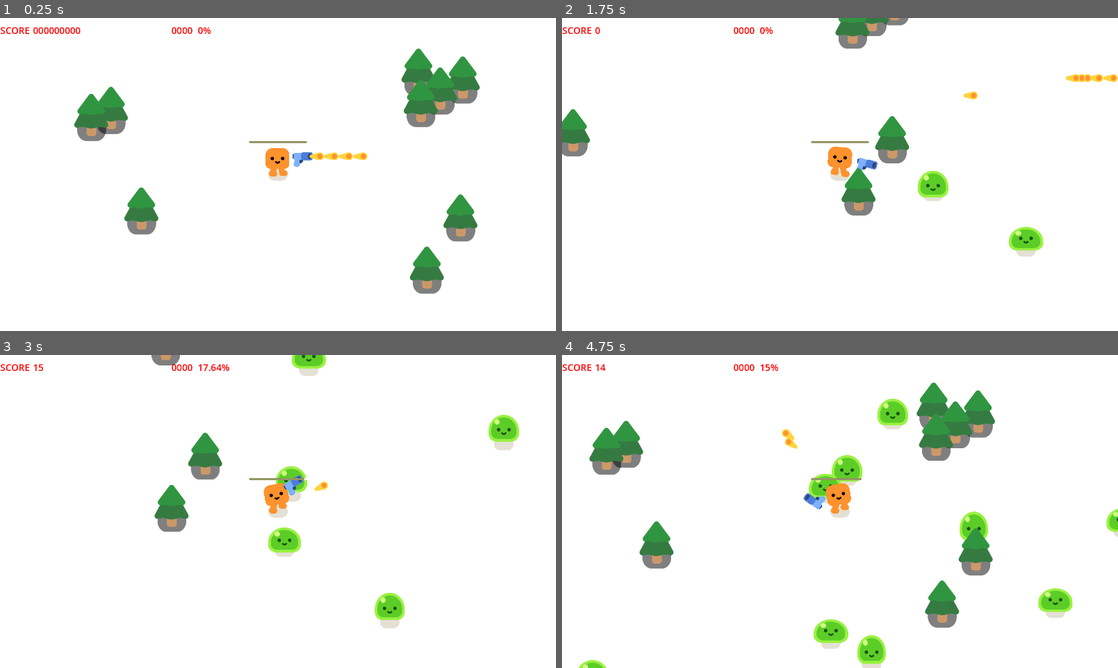
Above: before the commit, frames 1-4 (two rows, left to right).
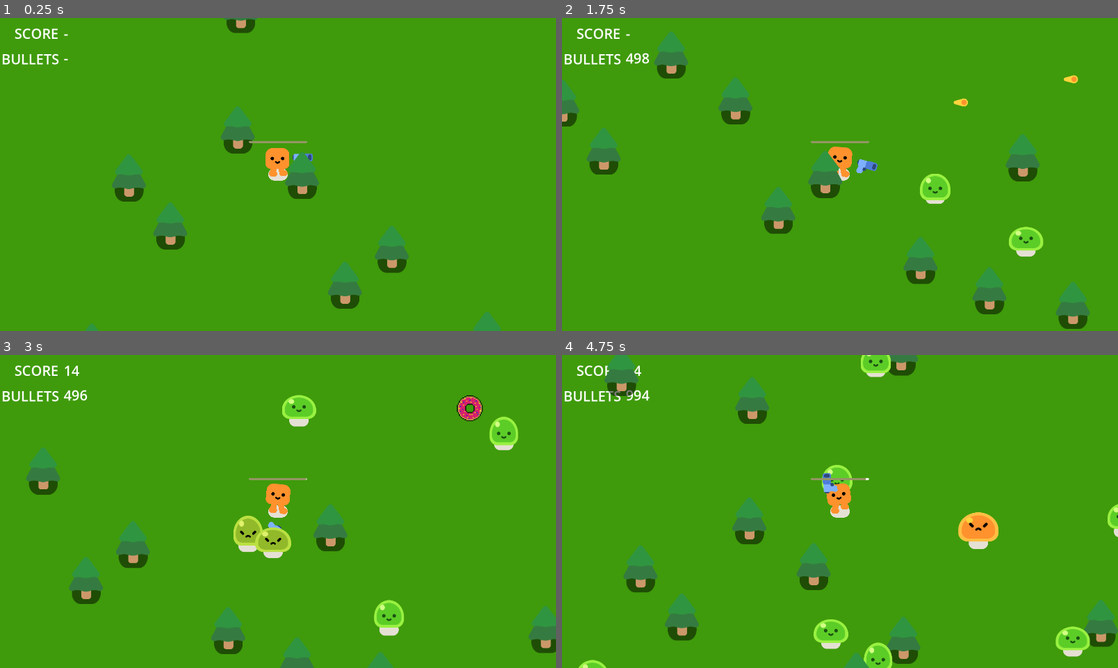
Above: after the commit, the same moments.

Repository: matigo/frosting_fury
Game: Godot game, scene res://survivors_game.tscn
The game is run twice, just before and just after one commit, with the same random seed, the same clock (stepped at 60 frames per second) and the same inputs.
Inputs:
- Up to frame 1 (0.25 s): no input
- Up to frame 2 (1.75 s): tap Enter at 0.5 s; hold D (move_right) 0.53-1.28 s; tap Space (shoot) at 0.6, 1.35 s; hold S (move_down) from 1.28 s (still down)
- Up to frame 3 (3 s): release S (move_down) at 2.03 s; hold D (move_right) 2.03-2.78 s; tap Space (shoot) at 2.1, 2.85 s; hold W (move_up) from 2.78 s (still down)
- Up to frame 4 (4.75 s): release W (move_up) at 3.53 s; hold A (move_left) from 3.53 s (still down); tap Space (shoot) at 3.6, 4.35 s

The runs differ from the first frame. In frame 1, 99% of the frame differs, in the area x 0-100%, y 0-100%; in frame 2, 99%; in frame 3, 99%; in frame 4, 99%.

Commit message:
25A300
Update Includes:
* donuts to recharge
* full map generation
* better spawning placements
* random obstacle placements

Diff:
--- /dev/null
+++ b/donut.gd
@@ -0,0 +1,16 @@
+extends Area2D
+
+@onready var manager = get_node("/root/Game/CanvasLayer/ColorRect/GameManager")
+
+func _ready() -> void:
+	manager.add_donut()
+
+func _physics_process(_delta: float) -> void:
+	pass
+
+func _on_body_entered(body: Node2D) -> void:
+	if body.has_method("found_donut"):
+		manager.add_bullets(500)
+		manager.sub_donut()
+		body.found_donut()
+		queue_free()
--- /dev/null
+++ b/donut.tscn
@@ -0,0 +1,20 @@
+[gd_scene load_steps=4 format=3 uid="uid://jbte1ucld6sl"]
+
+[ext_resource type="Texture2D" uid="uid://0dsqm2ckwlvp" path="res://images/donut.png" id="1_32eka"]
+[ext_resource type="Script" path="res://donut.gd" id="2_eu3ci"]
+
+[sub_resource type="CircleShape2D" id="CircleShape2D_v24lj"]
+radius = 306.529
+
+[node name="Donut" type="Area2D"]
+script = ExtResource("2_eu3ci")
+
+[node name="Donut" type="Sprite2D" parent="."]
+scale = Vector2(0.59375, 0.59375)
+texture = ExtResource("1_32eka")
+
+[node name="CollisionShape2D" type="CollisionShape2D" parent="."]
+scale = Vector2(0.166667, 0.166667)
+shape = SubResource("CircleShape2D_v24lj")
+
+[connection signal="body_entered" from="." to="." method="_on_body_entered"]
--- a/game_manager.gd
+++ b/game_manager.gd
@@ -4,12 +4,52 @@
 @onready var hrate_osd = get_node("/root/Game/CanvasLayer/ColorRect/GameManager/HitRateOSD")
 @onready var score_osd = get_node("/root/Game/CanvasLayer/ColorRect/GameManager/ScoreOSD")
 @onready var kills_osd = get_node("/root/Game/CanvasLayer/ColorRect/GameManager/KillsOSD")
+@onready var bullet_osd = get_node("/root/Game/CanvasLayer/ColorRect/GameManager/BulletOSD")
 
+var cakes:int = 0
+var donuts:int = 0
+
+var bullets:int = 500
 var score:int = 0
 var kills:int = 0
-var cakes:int = 0
 var shots:int = 0
 var hits:int = 0
+
+func get_bullets() -> int:
+	if bullets < 0:
+		bullets = 0
+	return bullets
+
+func get_points() -> int:
+	if score < 0:
+		score = 0
+	return score
+
+func get_kills() -> int:
+	if kills < 0:
+		kills = 0
+	return kills
+
+func get_hitrate() -> float:
+	if hits < 0:
+		hits = 0
+	if shots < 0:
+		shots = 0
+
+	var rate:float = 0
+	if shots > 0:
+		rate = float(int((float(hits) / float(shots)) * 10000)) / 100
+
+	return rate
+
+func add_bullets(rounds:int) -> void:
+	if rounds > 0:
+		bullets += rounds
+
+func sub_bullets(rounds:int) -> void:
+	if rounds > 0 && bullets > 0:
+		bullets -= rounds
+	bullet_osd.text = str(bullets)
 
 func add_point(points:int) -> void:
 	hits += 1
@@ -42,9 +82,27 @@
 	return cakes
 
 func add_kill() -> void:
+	var subsecs:float = 0.05
 	cakes -= 1
 	kills += 1
 	kills_osd.text = str(kills)
 
+	# The more we kill, the faster they spawn
 	if fmod(kills, 5) == 0:
-		timer_mob.wait_time -= 0.05
+		var wait:float = timer_mob.wait_time - subsecs
+		if wait < subsecs:
+			wait = subsecs
+		timer_mob.wait_time = wait
+
+func add_donut() -> void:
+	donuts += 1
+
+func get_donuts() -> int:
+	if donuts < 0:
+		donuts = 0
+	return donuts
+
+func sub_donut() -> void:
+	donuts -= 1
+	if donuts < 0:
+		donuts = 0
--- a/gun.gd
+++ b/gun.gd
@@ -1,6 +1,11 @@
 extends Area2D
 
-func _physics_process(delta: float) -> void:
+var manager = false
+
+func _ready() -> void:
+	manager = get_node("/root/Game/CanvasLayer/ColorRect/GameManager")
+
+func _physics_process(_delta: float) -> void:
 	var enemies_in_range = get_overlapping_bodies()
 	if enemies_in_range.size() > 0:
 		var target_enemy = enemies_in_range.front()
@@ -12,6 +17,8 @@
 	new_bullet.global_position = %ShootingPoint.global_position
 	new_bullet.global_rotation = %ShootingPoint.global_rotation
 	%ShootingPoint.add_child(new_bullet)
+	manager.sub_bullets(1)
 
 func _on_timer_timeout() -> void:
-	shoot()
+	if manager.get_bullets() > 0:
+		shoot()
--- a/gun.tscn
+++ b/gun.tscn
@@ -27,6 +27,5 @@
 [node name="BulletTimer" type="Timer" parent="."]
 unique_name_in_owner = true
 wait_time = 0.05
-autostart = true
 
 [connection signal="timeout" from="BulletTimer" to="." method="_on_timer_timeout"]
--- a/mob.gd
+++ b/mob.gd
@@ -9,7 +9,7 @@
 	%Slime.play_walk()
 	manager.add_cake()
 
-func _physics_process(delta: float) -> void:
+func _physics_process(_delta: float) -> void:
 	var direction = global_position.direction_to(player.global_position)
 	velocity = direction * 300.0
 	move_and_slide()
--- a/player.gd
+++ b/player.gd
@@ -23,12 +23,17 @@
 		health -= DAMAGE_RATE * overlapping_mobs.size() * delta
 		%ProgressBar.value = health
 
+	# If the player is no longer healthy, show the end screen
 	if health <= 0:
 		health_depleted.emit()
 
 	# Check if the Player is trying to shoot or not
 	if Input.is_action_just_pressed("shoot"):
+		timer_gun.start()
 		timer_gun.paused = false
 
 	if Input.is_action_just_released("shoot"):
 		timer_gun.paused = true
+
+func found_donut() -> void:
+	pass
--- a/player.tscn
+++ b/player.tscn
@@ -37,7 +37,7 @@
 [node name="Camera2D" type="Camera2D" parent="."]
 
 [node name="Gun" parent="." instance=ExtResource("3_dwqcg")]
-position = Vector2(1, -19)
+position = Vector2(1, -15)
 
 [node name="HurtBox" type="Area2D" parent="."]
 unique_name_in_owner = true
--- a/project.godot
+++ b/project.godot
@@ -100,6 +100,7 @@
 "events": [Object(InputEventKey,"resource_local_to_scene":false,"resource_name":"","device":-1,"window_id":0,"alt_press …(191 unchanged characters)…
 , Object(InputEventKey,"resource_local_to_scene":false,"resource_name":"","device":-1,"window_id":0,"alt_pressed":false …(186 unchanged characters)…
 , Object(InputEventJoypadButton,"resource_local_to_scene":false,"resource_name":"","device":-1,"button_index":13,"pressure":0.0,"pressed":false,"script":null)
+, Object(InputEventJoypadMotion,"resource_local_to_scene":false,"resource_name":"","device":-1,"axis":0,"axis_value":-1.0,"script":null)
 ]
 }
 move_right={
@@ -107,6 +108,7 @@
 "events": [Object(InputEventKey,"resource_local_to_scene":false,"resource_name":"","device":-1,"window_id":0,"alt_press …(192 unchanged characters)…
 , Object(InputEventKey,"resource_local_to_scene":false,"resource_name":"","device":-1,"window_id":0,"alt_pressed":false …(186 unchanged characters)…
 , Object(InputEventJoypadButton,"resource_local_to_scene":false,"resource_name":"","device":-1,"button_index":14,"pressure":0.0,"pressed":false,"script":null)
+, Object(InputEventJoypadMotion,"resource_local_to_scene":false,"resource_name":"","device":-1,"axis":0,"axis_value":1.0,"script":null)
 ]
 }
 move_up={
@@ -114,6 +116,7 @@
 "events": [Object(InputEventKey,"resource_local_to_scene":false,"resource_name":"","device":-1,"window_id":0,"alt_press …(192 unchanged characters)…
 , Object(InputEventKey,"resource_local_to_scene":false,"resource_name":"","device":-1,"window_id":0,"alt_pressed":false …(186 unchanged characters)…
 , Object(InputEventJoypadButton,"resource_local_to_scene":false,"resource_name":"","device":-1,"button_index":11,"pressure":0.0,"pressed":false,"script":null)
+, Object(InputEventJoypadMotion,"resource_local_to_scene":false,"resource_name":"","device":-1,"axis":1,"axis_value":-1.0,"script":null)
 ]
 }
 move_down={
@@ -121,6 +124,7 @@
 "events": [Object(InputEventKey,"resource_local_to_scene":false,"resource_name":"","device":-1,"window_id":0,"alt_press …(192 unchanged characters)…
 , Object(InputEventKey,"resource_local_to_scene":false,"resource_name":"","device":-1,"window_id":0,"alt_pressed":false …(186 unchanged characters)…
 , Object(InputEventJoypadButton,"resource_local_to_scene":false,"resource_name":"","device":-1,"button_index":12,"pressure":0.0,"pressed":false,"script":null)
+, Object(InputEventJoypadMotion,"resource_local_to_scene":false,"resource_name":"","device":-1,"axis":1,"axis_value":1.0,"script":null)
 ]
 }
 shoot={
--- a/survivors_game.gd
+++ b/survivors_game.gd
@@ -1,20 +1,130 @@
 extends Node2D
 
 @onready var manager = get_node("/root/Game/CanvasLayer/ColorRect/GameManager")
+@onready var hrate_osd = get_node("/root/Game/GameOver/ColorRect/HitRateOSD")
+@onready var score_osd = get_node("/root/Game/GameOver/ColorRect/ScoreOSD")
+@onready var kills_osd = get_node("/root/Game/GameOver/ColorRect/KillsOSD")
+
+const MIN_X:int = -1500
+const MIN_Y:int = -1500
+const MAX_X:int = 5000
+const MAX_Y:int = 5000
 
 const MAX_CAKES:int = 50
+const MAX_DONUTS:int = 10
+
+func _ready() -> void:
+	generate_map()
 
 func spawn_mob() -> void:
 	var new_mob = preload("res://mob.tscn").instantiate()
+
 	%PathFollow2D.progress_ratio = randf()
-	new_mob.global_position = %PathFollow2D.global_position
+	var posX = %PathFollow2D.global_position.x
+	var posY = %PathFollow2D.global_position.y
+	var space = 180
+
+	if posX <= MIN_X + (space / 2):
+		posX = MIN_X + space
+	if posX >= MAX_X - (space / 2):
+		posX = MAX_X - space
+	if posY <= MIN_Y + (space / 2):
+		posY = MIN_Y + space
+	if posY >= MAX_Y - (space / 2):
+		posY = MAX_Y - space
+
+	new_mob.global_position = Vector2(posX, posY)
 	add_child(new_mob)
+
+func spawn_tree(x:int, y:int) -> void:
+	var new_tree = preload("res://pine_tree.tscn").instantiate()
+	new_tree.position = Vector2(x, y)
+	add_child(new_tree)
+
+func spawn_donut() -> void:
+	var new_donut = preload("res://donut.tscn").instantiate()
+	var plusX:int = int(float(MAX_X - MIN_X) * randf())
+	var plusY:int = int(float(MAX_Y - MIN_Y) * randf())
+
+	new_donut.position = Vector2(MIN_X + plusX, MIN_Y + plusY)
+	add_child(new_donut)
 
 func _on_timer_timeout() -> void:
 	var cakes:int = manager.get_cakes()
 	if cakes <= MAX_CAKES:
 		spawn_mob()
 
+	var donuts:int = manager.get_donuts()
+	if donuts <= MAX_DONUTS:
+		spawn_donut()
+
 func _on_player_health_depleted() -> void:
+	# Set the final scores
+	hrate_osd.text = str(manager.get_hitrate()) + "%"
+	score_osd.text = str(manager.get_points())
+	kills_osd.text = str(manager.get_kills())
+
+	# Pause the game
+	get_tree().paused = true
+
+	# Show the End Screen
 	%GameOver.visible = true
-	get_tree().paused = true
+
+func generate_map() -> void:
+	var spaceX:int = 100
+	var spaceY:int = 150
+
+	var posX:int = MIN_X
+	var posY:int = MIN_Y
+
+	# Build the surrounding "forest"
+	while posX < MAX_X:
+		spawn_tree(posX + (spaceX / 2), posY - (spaceY / 2))
+		spawn_tree(posX + spaceX, posY)
+		spawn_tree(posX, posY)
+		posX += spaceX
+		if posX > 100000:
+			posX = MAX_X
+
+	while posY < MAX_Y:
+		spawn_tree(posX + (spaceX / 2), posY + (spaceY / 2))
+		spawn_tree(posX + spaceX, posY)
+		spawn_tree(posX, posY)
+		posY += spaceY
+		if posY > 100000:
+			posY = MAX_Y
+
+	while posX > MIN_X:
+		spawn_tree(posX - (spaceX / 2), posY + (spaceY / 2))
+		spawn_tree(posX, posY + spaceY)
+		spawn_tree(posX, posY)
+		posX -= spaceX
+		if posX < -100000:
+			posX = MIN_X
+
+	while posY > MIN_Y:
+		spawn_tree(posX + (spaceX / 2), posY + (spaceY / 2))
+		spawn_tree(posX + spaceX, posY)
+		spawn_tree(posX, posY)
+		posY -= spaceY
+		if posY < -100000:
+			posY = MIN_Y
+
+	# Position some random trees around the map
+	for i in 100:
+		var plusX = int((MAX_X - MIN_X) * randf())
+		var plusY = int((MAX_Y - MIN_Y) * randf())
+		posX = MIN_X + plusX
+		posY = MIN_Y + plusY
+		if plusX < 0:
+			plusX = 0
+		if plusY < 0:
+			plusY = 0
+
+		if posX > (MAX_X - spaceX):
+			posX = MAX_X - (spaceX * 2)
+
+		if posY > (MAX_Y - spaceY):
+			posY = MAX_Y - (spaceY * 2)
+
+		spawn_tree(posX, posY)
--- a/survivors_game.tscn
+++ b/survivors_game.tscn
@@ -1,9 +1,8 @@
-[gd_scene load_steps=6 format=3 uid="uid://dcg54iac8kcst"]
+[gd_scene load_steps=5 format=3 uid="uid://dcg54iac8kcst"]
 
 [ext_resource type="Script" path="res://survivors_game.gd" id="1_l4c2m"]
 [ext_resource type="PackedScene" uid="uid://bssdgkhens4cy" path="res://player.tscn" id="1_lwmhs"]
 [ext_resource type="Script" path="res://game_manager.gd" id="2_bqabm"]
-[ext_resource type="PackedScene" uid="uid://c6k7niwfqmf8q" path="res://pine_tree.tscn" id="2_v3x7q"]
 
 [sub_resource type="Curve2D" id="Curve2D_3cw5r"]
 _data = {
@@ -25,38 +24,74 @@
 offset_bottom = 1115.0
 size_flags_horizontal = 3
 size_flags_vertical = 3
+color = Color(0.247059, 0.607843, 0.0431373, 1)
 
 [node name="GameManager" type="Node" parent="CanvasLayer/ColorRect"]
 unique_name_in_owner = true
 script = ExtResource("2_bqabm")
 
+[node name="ScoreLabel" type="Label" parent="CanvasLayer/ColorRect/GameManager"]
+anchors_preset = -1
+anchor_left = 0.000520833
+anchor_top = 0.0203704
+anchor_right = 0.053125
+anchor_bottom = 0.062037
+offset_left = 49.0
+offset_top = -2.0
+offset_right = 100.0
+offset_bottom = 20.0001
+theme_override_colors/font_color = Color(1, 1, 1, 1)
+theme_override_font_sizes/font_size = 48
+text = "Score"
+uppercase = true
+
+[node name="BulletLabel" type="Label" parent="CanvasLayer/ColorRect/GameManager"]
+anchors_preset = -1
+anchor_left = 0.000520833
+anchor_top = 0.0203704
+anchor_right = 0.053125
+anchor_bottom = 0.062037
+offset_left = 4.0
+offset_top = 86.0
+offset_right = 103.0
+offset_bottom = 108.0
+theme_override_colors/font_color = Color(1, 1, 1, 1)
+theme_override_font_sizes/font_size = 48
+text = "Bullets"
+uppercase = true
+
 [node name="ScoreOSD" type="Label" parent="CanvasLayer/ColorRect/GameManager"]
 anchors_preset = -1
 anchor_left = 0.059375
 anchor_top = 0.0203704
 anchor_right = 0.144792
 anchor_bottom = 0.062037
-offset_top = -2.0
-offset_bottom = -1.99993
-theme_override_colors/font_color = Color(1, 0, 0, 1)
-theme_override_font_sizes/font_size = 32
-text = "000000000"
-uppercase = true
-
-[node name="ScoreLabel" type="Label" parent="CanvasLayer/ColorRect/GameManager"]
-anchors_preset = -1
-anchor_left = 0.000520833
-anchor_top = 0.0203704
-anchor_right = 0.053125
-anchor_bottom = 0.062037
-offset_top = -2.0
-offset_bottom = -1.99993
-theme_override_colors/font_color = Color(1, 0, 0, 1)
-theme_override_font_sizes/font_size = 32
-text = "Score"
+offset_left = 106.0
+offset_top = -2.00003
+offset_right = 352.999
+offset_bottom = 20.0
+theme_override_colors/font_color = Color(1, 1, 1, 1)
+theme_override_font_sizes/font_size = 48
+text = "-"
+uppercase = true
+
+[node name="BulletOSD" type="Label" parent="CanvasLayer/ColorRect/GameManager"]
+anchors_preset = -1
+anchor_left = 0.059375
+anchor_top = 0.0203704
+anchor_right = 0.144792
+anchor_bottom = 0.062037
+offset_left = 106.0
+offset_top = 83.0
+offset_right = 352.999
+offset_bottom = 105.0
+theme_override_colors/font_color = Color(1, 1, 1, 1)
+theme_override_font_sizes/font_size = 48
+text = "-"
 uppercase = true
 
 [node name="KillsOSD" type="Label" parent="CanvasLayer/ColorRect/GameManager"]
+visible = false
 offset_left = 592.0
 offset_top = 20.0
 offset_right = 674.0
@@ -67,6 +102,7 @@
 "
 
 [node name="HitRateOSD" type="Label" parent="CanvasLayer/ColorRect/GameManager"]
+visible = false
 offset_left = 683.0
 offset_top = 20.0
 offset_right = 792.0
@@ -87,33 +123,6 @@
 unique_name_in_owner = true
 position = Vector2(-166.075, 1208)
 rotation = -1.57534
-
-[node name="StaticBody2D" parent="." instance=ExtResource("2_v3x7q")]
-position = Vector2(440, 735)
-
-[node name="StaticBody2D2" parent="." instance=ExtResource("2_v3x7q")]
-position = Vector2(267, 412)
-
-[node name="StaticBody2D3" parent="." instance=ExtResource("2_v3x7q")]
-position = Vector2(335, 388)
-
-[node name="StaticBody2D4" parent="." instance=ExtResource("2_v3x7q")]
-position = Vector2(1397, 256)
-
-[node name="StaticBody2D5" parent="." instance=ExtResource("2_v3x7q")]
-position = Vector2(1550, 283)
-
-[node name="StaticBody2D6" parent="." instance=ExtResource("2_v3x7q")]
-position = Vector2(1472, 321)
-
-[node name="StaticBody2D7" parent="." instance=ExtResource("2_v3x7q")]
-position = Vector2(1405, 364)
-
-[node name="StaticBody2D8" parent="." instance=ExtResource("2_v3x7q")]
-position = Vector2(1542, 759)
-
-[node name="StaticBody2D9" parent="." instance=ExtResource("2_v3x7q")]
-position = Vector2(1426, 939)
 
 [node name="Timer" type="Timer" parent="."]
 wait_time = 0.5
@@ -128,19 +137,19 @@
 offset_top = -14.0
 offset_right = 1938.0
 offset_bottom = 1115.0
-color = Color(0, 0, 0, 0.392157)
-
-[node name="Label" type="Label" parent="GameOver/ColorRect"]
+color = Color(0, 0, 0, 0.784314)
+
+[node name="TitleEnd" type="Label" parent="GameOver/ColorRect"]
 layout_mode = 1
 anchors_preset = 8
 anchor_left = 0.5
 anchor_top = 0.5
 anchor_right = 0.5
 anchor_bottom = 0.5
-offset_left = -499.5
-offset_top = -159.5
-offset_right = 499.5
-offset_bottom = 159.5
+offset_left = -1001.5
+offset_top = -357.5
+offset_right = 1000.5
+offset_bottom = -38.5
 grow_horizontal = 2
 grow_vertical = 2
 theme_override_colors/font_color = Color(1, 0, 0, 1)
@@ -150,5 +159,77 @@
 vertical_alignment = 1
 uppercase = true
 
+[node name="ScoreLabel" type="Label" parent="GameOver/ColorRect"]
+layout_mode = 0
+offset_left = 583.0
+offset_top = 545.0
+offset_right = 960.0
+offset_bottom = 677.0
+theme_override_colors/font_color = Color(1, 0, 0, 1)
+theme_override_font_sizes/font_size = 96
+text = "Score"
+horizontal_alignment = 2
+vertical_alignment = 1
+
+[node name="KillsLabel" type="Label" parent="GameOver/ColorRect"]
+layout_mode = 0
+offset_left = 578.0
+offset_top = 677.0
+offset_right = 955.0
+offset_bottom = 809.0
+theme_override_colors/font_color = Color(1, 0, 0, 1)
+theme_override_font_sizes/font_size = 96
+text = "Kills"
+horizontal_alignment = 2
+vertical_alignment = 1
+
+[node name="ScoreOSD" type="Label" parent="GameOver/ColorRect"]
+layout_mode = 0
+offset_left = 1029.0
+offset_top = 547.0
+offset_right = 1670.0
+offset_bottom = 679.0
+theme_override_colors/font_color = Color(1, 0, 0, 1)
+theme_override_font_sizes/font_size = 96
+text = "000000
+"
+vertical_alignment = 1
+
+[node name="KillsOSD" type="Label" parent="GameOver/ColorRect"]
+layout_mode = 0
+offset_left = 1027.0
+offset_top = 676.0
+offset_right = 1668.0
+offset_bottom = 808.0
+theme_override_colors/font_color = Color(1, 0, 0, 1)
+theme_override_font_sizes/font_size = 96
+text = "000000
+"
+vertical_alignment = 1
+
+[node name="HitRateOSD" type="Label" parent="GameOver/ColorRect"]
+layout_mode = 0
+offset_left = 1030.0
+offset_top = 803.0
+offset_right = 1671.0
+offset_bottom = 935.0
+theme_override_colors/font_color = Color(1, 0, 0, 1)
+theme_override_font_sizes/font_size = 96
+text = "000000
+"
+vertical_alignment = 1
+
+[node name="HitRateLabel" type="Label" parent="GameOver/ColorRect"]
+layout_mode = 0
+offset_left = 585.0
+offset_top = 802.0
+offset_right = 962.0
+offset_bottom = 934.0
+theme_override_colors/font_color = Color(1, 0, 0, 1)
+theme_override_font_sizes/font_size = 96
+text = "Hit Rate"
+horizontal_alignment = 2
+vertical_alignment = 1
+
 [connection signal="health_depleted" from="Player" to="." method="_on_player_health_depleted"]
 [connection signal="timeout" from="Timer" to="." method="_on_timer_timeout"]
Binary file added: images/donut.png
Not shown, added: images/donut.png.import
